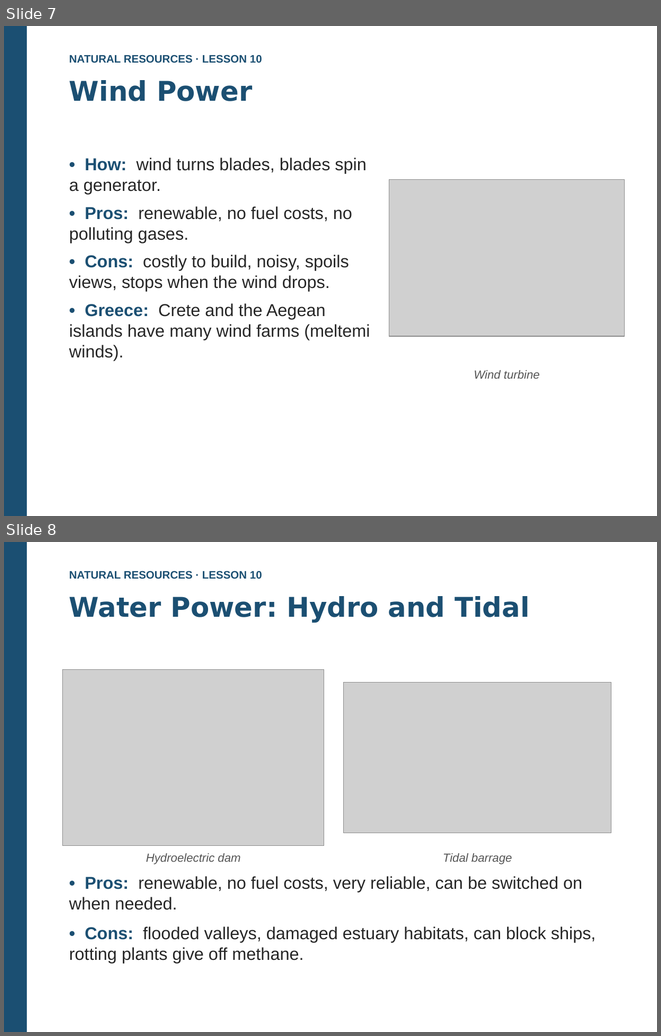
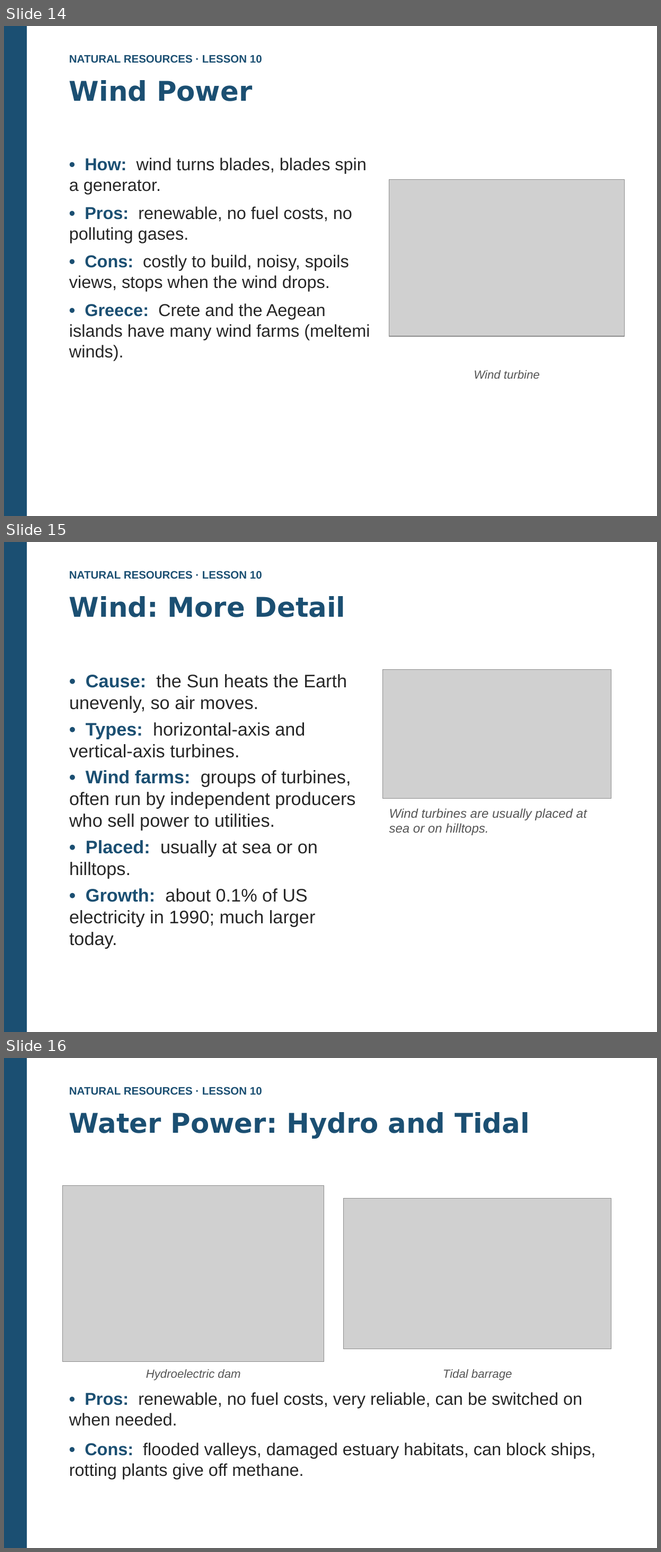
Before and after one commit to kalzei/seeh, a slide deck: materials/s6/geo/10.EN_Geo_NaturalResources_L10_ComparingEnergy.pptx. Shown one above the other, each under a label of ours: slides 7 and 8 before the commit, slides 14, 15 and 16 after it. The pictures are 661x1036 and 661x1552 pixels, drawn with LibreOffice and Linux fonts; fonts in the diff are those of the drawing; grey boxes stand for pictures. Boxes give left, top, right and bottom in pixels: in the first picture for what was removed or moved away, otherwise in the second. Text is boxed around its words. In the diff, an @@ line names an element or a change of style, - is before the commit and + after.

```diff
--- a/materials/s6/geo/10.EN_Geo_NaturalResources_L10_ComparingEnergy.pptx
+++ b/materials/s6/geo/10.EN_Geo_NaturalResources_L10_ComparingEnergy.pptx
@@ slide 15 added at (4, 542, 657, 1032), background #FFFFFF @@
@@ rectangle added at (4, 542, 27, 1032), fill #1B4F72 @@
@@ text added at (69, 571, 262, 579), 12 pt, text #1B4F72, bold @@
+NATURAL RESOURCES · LESSON 10
@@ text added at (69, 596, 346, 617), 30 pt, text #1B4F72, bold @@
+Wind: More Detail
@@ text added at (69, 674, 355, 948), 20 pt, text #262626 @@
+• Cause: the Sun heats the Earth unevenly, so air moves.
+• Types: horizontal-axis and vertical-axis turbines.
+• Wind farms: groups of turbines, often run by independent producers who sell power to utilities.
+• Placed: usually at sea or on hilltops.
+• Growth: about 0.1% of US electricity in 1990; much larger today.
@@ picture added at (383, 669, 611, 799) @@
@@ text added at (389, 808, 587, 835), 14 pt, text #555555, italic @@
+Wind turbines are usually placed at sea or on hilltops.
@@ what was slide 7 is now slide 14 @@
@@ what was slide 8 is now slide 16 @@
```
Also in this commit, not shown: 19 other slides added, 1 other file.
